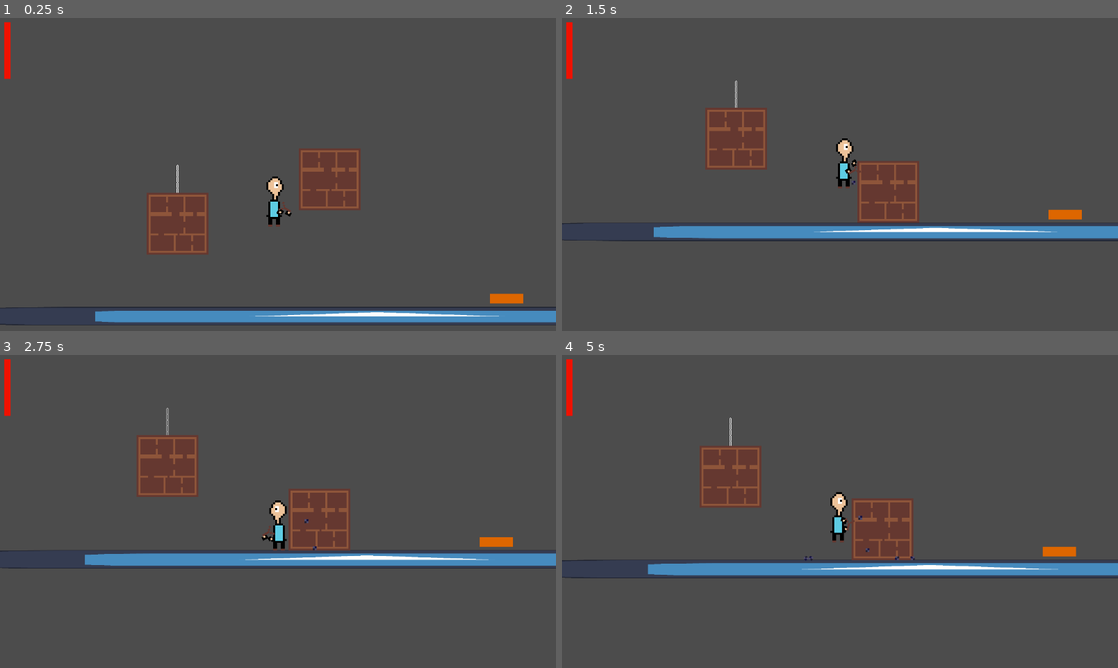
Above: before the commit, frames 1-4 (two rows, left to right).
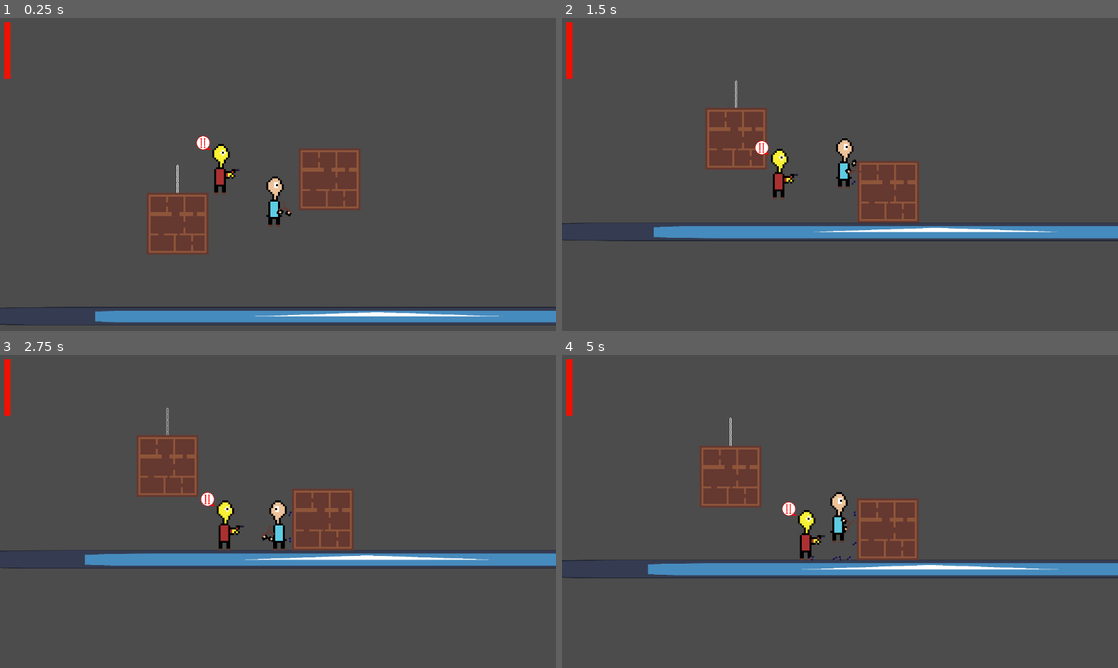
Above: after the commit, the same moments.

Repository: abc-is-here/protect-with-stones
Game: Godot game, scene res://scenes/world.tscn
The game is run twice, just before and just after one commit, with the same random seed, the same clock (stepped at 60 frames per second) and the same inputs. The engine's default icon, where the game draws it, is replaced by a stand-in: a white triangle on a blue panel in a dark square.
Inputs (mouse positions are in pixels of both pictures, inside the frame that each line leads up to):
- Up to frame 1 (0.25 s): no input
- Up to frame 2 (1.5 s): tap Enter at 0.5 s; move the mouse to (962, 158) at 0.52 s; press the mouse at (962, 158) at 0.53 s; hold Right (right) 0.53-1.25 s; tap Space (jump) at 0.77 s; release the mouse at (962, 158) at 1.25 s; drag from (728, 190) to (1067, 215) at 1.27 s
- Up to frame 3 (2.75 s): move the mouse to (333, 442) at 2.02 s; press the mouse at (333, 442) at 2.03 s; hold Left (left) from 2.03 s (still down)
- Up to frame 4 (5 s): release Left (left) at 2.75 s; release the mouse at (895, 442) at 2.75 s; drag from (812, 574) to (867, 520) at 2.77 s; move the mouse to (1006, 558) at 3.52 s; press the mouse at (1006, 558) at 3.53 s; hold Right (right) 3.53-4.25 s; tap Space (jump) at 3.77 s; release the mouse at (1006, 558) at 4.25 s; drag from (673, 464) to (895, 536) at 4.27 s

The runs differ from the first frame. In frame 1, 0.7% of the frame differs, in the area x 35-95%, y 37-92%; in frame 2, 0.7%; in frame 3, 1.2%; in frame 4, 1.4%, in the area x 39-93%, y 45-66%.

Commit message:
tried out a lot of stuff!

Diff:
--- a/project.godot
+++ b/project.godot
@@ -33,6 +33,7 @@
 
 box=""
 segment=""
+player=""
 
 [input]
 
--- a/scenes/box.tscn
+++ b/scenes/box.tscn
@@ -10,6 +10,8 @@
 size = Vector2(128, 128)
 
 [node name="box" type="RigidBody2D" groups=["box"]]
+collision_layer = 3
+collision_mask = 3
 physics_material_override = SubResource("PhysicsMaterial_ks2v0")
 lock_rotation = true
 script = ExtResource("1_ks2v0")
--- /dev/null
+++ b/scenes/bullet.tscn
@@ -0,0 +1,22 @@
+[gd_scene load_steps=4 format=3 uid="uid://u52r61svhcxw"]
+
+[ext_resource type="Texture2D" uid="uid://0og8o0vgfwhs" path="res://assets/stone.png" id="1_mkf8s"]
+[ext_resource type="Script" uid="uid://cjvtq8munniv2" path="res://scripts/bullet.gd" id="1_y25gk"]
+
+[sub_resource type="RectangleShape2D" id="RectangleShape2D_y25gk"]
+size = Vector2(8, 8)
+
+[node name="bullet" type="Node2D"]
+script = ExtResource("1_y25gk")
+
+[node name="Area2D" type="Area2D" parent="."]
+
+[node name="CollisionShape2D" type="CollisionShape2D" parent="Area2D"]
+shape = SubResource("RectangleShape2D_y25gk")
+
+[node name="Sprite2D" type="Sprite2D" parent="Area2D"]
+scale = Vector2(4, 4)
+texture = ExtResource("1_mkf8s")
+offset = Vector2(-3, 1)
+
+[connection signal="body_entered" from="Area2D" to="." method="_on_area_2d_body_entered"]
--- a/scenes/door_and_button.tscn
+++ b/scenes/door_and_button.tscn
@@ -12,6 +12,8 @@
 script = ExtResource("1_1jcky")
 
 [node name="door" type="RigidBody2D" parent="."]
+collision_layer = 32771
+collision_mask = 32771
 
 [node name="CollisionShape2D" type="CollisionShape2D" parent="door"]
 position = Vector2(1013, 368)
@@ -37,5 +39,7 @@
 position = Vector2(528.5, 633.5)
 shape = SubResource("RectangleShape2D_1jcky")
 
+[node name="AnimationPlayer" type="AnimationPlayer" parent="."]
+
 [connection signal="body_entered" from="button" to="." method="_on_button_body_entered"]
 [connection signal="body_exited" from="button" to="." method="_on_button_body_exited"]
--- /dev/null
+++ b/scenes/enemy.tscn
@@ -0,0 +1,55 @@
+[gd_scene load_steps=5 format=3 uid="uid://4okc6nq0xu53"]
+
+[ext_resource type="Texture2D" uid="uid://bmubq2lq1n7of" path="res://assets/enemy_demo.png" id="1_7p1mj"]
+[ext_resource type="Script" uid="uid://jka0jag6m1o" path="res://scripts/enemy.gd" id="1_md0e3"]
+[ext_resource type="Texture2D" uid="uid://m82sabxe7dku" path="res://assets/exclamation.png" id="3_4ra3w"]
+
+[sub_resource type="CapsuleShape2D" id="CapsuleShape2D_md0e3"]
+radius = 12.0
+height = 96.0
+
+[node name="enemy" type="CharacterBody2D"]
+collision_layer = 2
+collision_mask = 2
+script = ExtResource("1_md0e3")
+
+[node name="Sprite2D" type="Sprite2D" parent="."]
+scale = Vector2(4, 4)
+texture = ExtResource("1_7p1mj")
+
+[node name="bullet_pos" type="Marker2D" parent="Sprite2D"]
+position = Vector2(7.75, -0.5)
+scale = Vector2(0.25, 0.25)
+
+[node name="CollisionShape2D" type="CollisionShape2D" parent="."]
+position = Vector2(-8, 0)
+shape = SubResource("CapsuleShape2D_md0e3")
+
+[node name="rc_bottom_right" type="RayCast2D" parent="."]
+position = Vector2(9, 47)
+target_position = Vector2(0, 11)
+collision_mask = 2
+
+[node name="rc_bottom_left" type="RayCast2D" parent="."]
+position = Vector2(-26, 47)
+target_position = Vector2(0, 11)
+collision_mask = 2
+
+[node name="eye_view_right" type="RayCast2D" parent="."]
+position = Vector2(4, -7)
+target_position = Vector2(30, 0)
+collision_mask = 2
+
+[node name="eye_view_left" type="RayCast2D" parent="."]
+position = Vector2(-20, -7)
+target_position = Vector2(-30, 0)
+collision_mask = 2
+
+[node name="shoot" type="RayCast2D" parent="."]
+position = Vector2(0, -2)
+target_position = Vector2(200, 0)
+
+[node name="exclaim" type="Sprite2D" parent="."]
+visible = false
+position = Vector2(-43, -58)
+texture = ExtResource("3_4ra3w")
--- a/scenes/world.tscn
+++ b/scenes/world.tscn
@@ -5,7 +5,7 @@
 [ext_resource type="PackedScene" uid="uid://cks5p1d35kxx7" path="res://scenes/box.tscn" id="3_4wyf3"]
 [ext_resource type="PackedScene" uid="uid://dgwwc47uuqew8" path="res://scenes/chain.tscn" id="4_k0juu"]
 [ext_resource type="PackedScene" uid="uid://edrl4y3ktvi2" path="res://scenes/screen_ui.tscn" id="5_71j4m"]
-[ext_resource type="PackedScene" uid="uid://dxbro8gysd6n4" path="res://scenes/door_and_button.tscn" id="6_qfnet"]
+[ext_resource type="PackedScene" uid="uid://4okc6nq0xu53" path="res://scenes/enemy.tscn" id="6_qfnet"]
 
 [sub_resource type="RectangleShape2D" id="RectangleShape2D_k0juu"]
 size = Vector2(1700, 40.5)
@@ -39,5 +39,5 @@
 
 [node name="screen_ui" parent="UI" instance=ExtResource("5_71j4m")]
 
-[node name="door_and_button" parent="." instance=ExtResource("6_qfnet")]
-position = Vector2(-55, -340)
+[node name="enemy" parent="." instance=ExtResource("6_qfnet")]
+position = Vector2(-112, 0)
--- /dev/null
+++ b/scripts/bullet.gd
@@ -0,0 +1,23 @@
+extends Node2D
+
+var dir = 1
+var speed = 600
+
+func _physics_process(delta: float) -> void:
+	set_dir(dir)
+	position.x += speed * delta * dir
+
+
+func _on_area_2d_body_entered(body: Node2D) -> void:
+	if body.is_in_group("player"):
+		print("shot a bullet")
+		queue_free()
+
+func shoot_bullets(d):
+	dir = d
+	await get_tree().create_timer(5).timeout
+	queue_free()
+
+func set_dir(d):
+	dir = d
+	return dir
--- a/scripts/door_and_button.gd
+++ b/scripts/door_and_button.gd
@@ -1,22 +1,17 @@
 extends Node2D
 
-@export var door_offset: float = 620
-
-var door_closed_pos: Vector2
-var door_open_pos: Vector2
 var bodies_on_button := 0
 
-func _ready() -> void:
-	door_closed_pos = $door.position
-	door_open_pos = door_closed_pos + Vector2(0, door_offset)
+#func _ready() -> void:
+	#$door/CollisionShape2D.disabled = false
 
 func _on_button_body_entered(body: Node2D) -> void:
 	if body.is_in_group("player") or body.is_in_group("box"):
 		bodies_on_button += 1
-		$door.position = door_open_pos
+		$door/CollisionShape2D.disabled = true
 
 func _on_button_body_exited(body: Node2D) -> void:
 	if body.is_in_group("player") or body.is_in_group("box"):
 		bodies_on_button = max(0, bodies_on_button - 1)
 		if bodies_on_button == 0:
-			$door.position = door_closed_pos
+			$door/CollisionShape2D.disabled = false
--- /dev/null
+++ b/scripts/enemy.gd
@@ -0,0 +1,65 @@
+extends CharacterBody2D
+
+const SPEED = 100.0
+const GRAVITY = 800.0
+
+@onready var rc_bottom_left: RayCast2D = $rc_bottom_left
+@onready var rc_bottom_right: RayCast2D = $rc_bottom_right
+@onready var eye_view_left: RayCast2D = $eye_view_left
+@onready var eye_view_right: RayCast2D = $eye_view_right
+@onready var shoot: RayCast2D = $shoot
+
+var direction := 1
+var stuck := false
+
+var player_visible = false
+
+var can_shoot = true
+
+func _physics_process(delta: float) -> void:
+	if not is_on_floor():
+		velocity.y += GRAVITY * delta
+
+	shoot.target_position.x = direction*200
+
+	if not player_visible:
+		if direction > 0:
+			if (not rc_bottom_right.is_colliding() or eye_view_right.is_colliding()) and is_on_floor() and not stuck:
+				direction = -1
+				$Sprite2D.flip_h = true
+		elif direction < 0:
+			if (not rc_bottom_left.is_colliding() or eye_view_left.is_colliding()) and is_on_floor() and not stuck:
+				direction = 1
+				$Sprite2D.flip_h = false
+
+		if ((eye_view_left.is_colliding() and eye_view_right.is_colliding())
+		or (not rc_bottom_left.is_colliding() and not rc_bottom_right.is_colliding())):
+			stuck = true
+		else:
+			stuck = false
+
+		if stuck:
+			velocity.x = 0
+		else:
+			velocity.x = SPEED * direction
+
+	if shoot.is_colliding():
+		var col = shoot.get_collider()
+		$exclaim.visible = true
+		if col.is_in_group("player") and can_shoot:
+			shoot_bullets(direction)
+	else:
+		$exclaim.visible = false
+
+
+	move_and_slide()
+
+func shoot_bullets(dir):
+	can_shoot = false
+	var bullet = preload("res://scenes/bullet.tscn").instantiate()
+	get_parent().add_child(bullet)
+	bullet.global_position = $Sprite2D/bullet_pos.global_position
+	bullet.shoot_bullets(dir)
+	bullet.set_dir(direction)
+	await get_tree().create_timer(3).timeout
+	can_shoot = true
Binary file changed: assets/Sprite-0001.aseprite
Binary file added: assets/Sprite-0003.aseprite
Binary file added: assets/enemy_demo.png
Not shown, added: assets/enemy_demo.png.import
Binary file added: assets/exclamation.aseprite
Binary file added: assets/exclamation.png
Not shown, added: assets/exclamation.png.import
Not shown, added: scripts/bullet.gd.uid
Not shown, added: scripts/enemy.gd.uid
